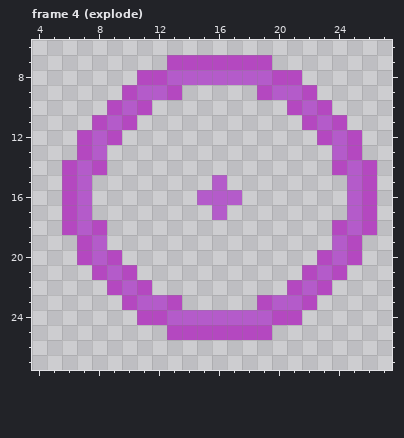
File history of a pixel-art file, Assets/Sprites/Enemies/EnemyFlowerSpit Projectile.aseprite. The picture above is the old version.
32x32 pixels, 6 frames. Shown: frame 4 (explode): x 4..27, y 6..27. The commit also changed other frames, which this record leaves out.
After:
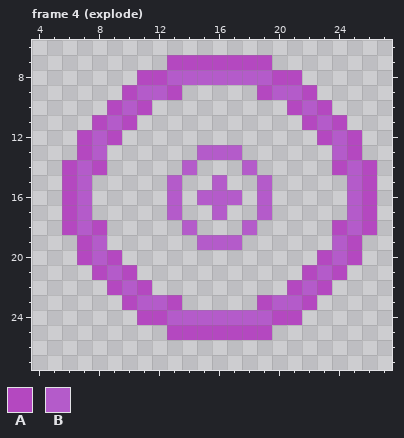
Palette (. is transparent): A #b448c0  B #b45bca
Changes in this commit:
Changed rows in their new state; - is an unchanged pixel.
Frame 4 (explode):
first column x 13:
13 --BBB--
14 -B---B-
15 B-----B
16 B-----B
17 B-----B
18 -B---B-
19 --BBB--
Changed places in both pictures, as pixel boxes (x1, y1, x2, y2):
added: (167, 145, 272, 250)
